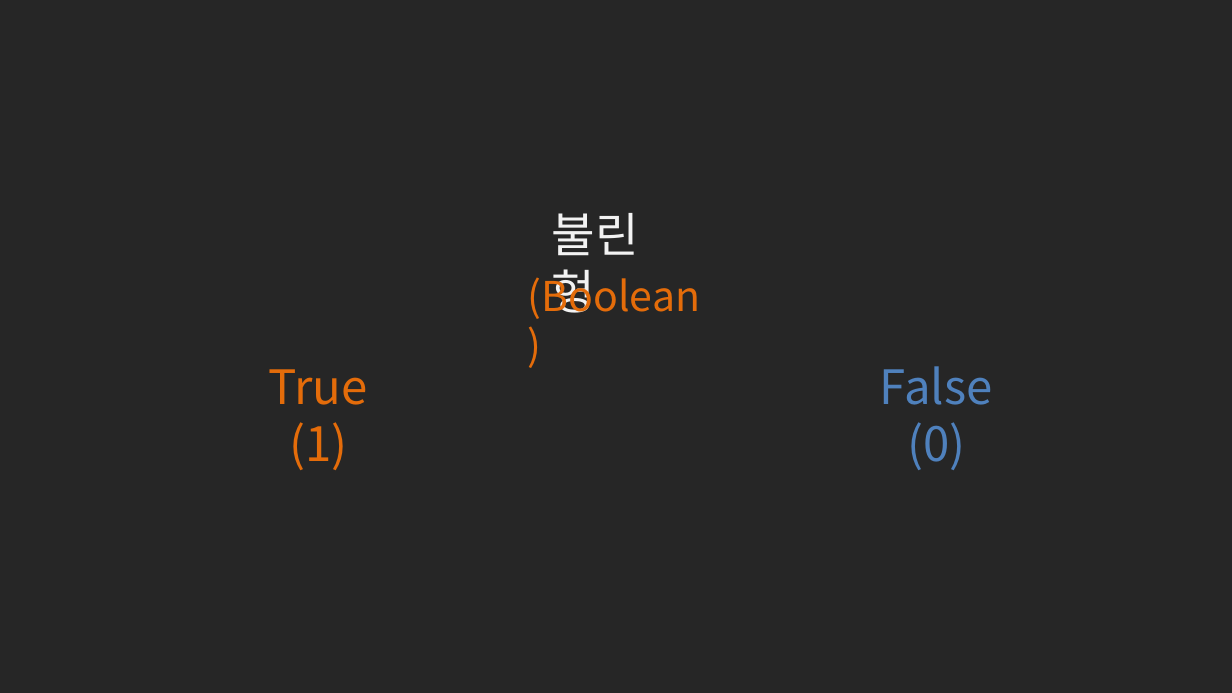
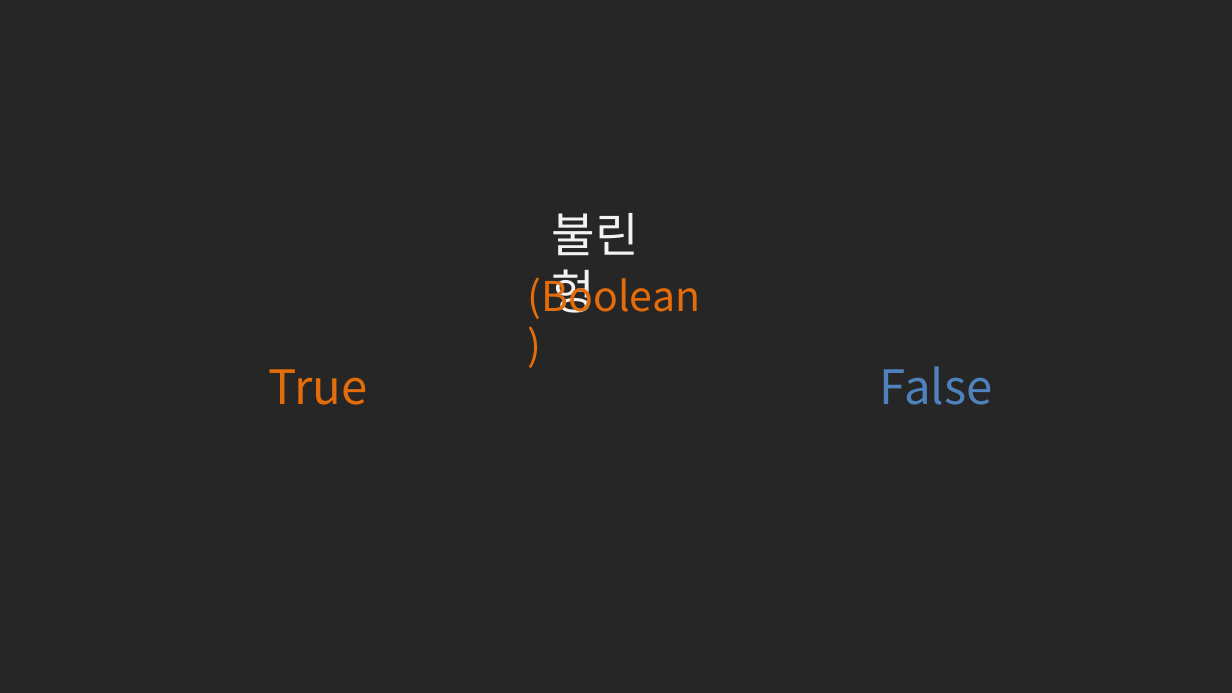
Before and after one commit to kwonkijun/python, a slide deck: slide 15 of 파이썬기초(PPT)/NEW_2021버전/파이썬 기초 4강_연산.pptx (slide 13 before the commit). Drawn at 1232x693 pixels with LibreOffice and Linux fonts; fonts in the diff are those of the drawing. Boxes give left, top, right and bottom in pixels: in the first picture for what was removed or moved away, otherwise in the second. Text is boxed around its words. In the diff, an @@ line names an element or a change of style, - is before the commit and + after.

```diff
--- a/파이썬기초(PPT)/NEW_2021버전/파이썬 기초 4강_연산.pptx
+++ b/파이썬기초(PPT)/NEW_2021버전/파이썬 기초 4강_연산.pptx
@@ text at <box>289,422,347,470</box>: paragraph removed @@
-(1)
@@ text at <box>907,422,965,470</box>: paragraph removed @@
-(0)
```
Also in this commit, not shown: 2 other slides changed, 3 slides added, 13 other files.
